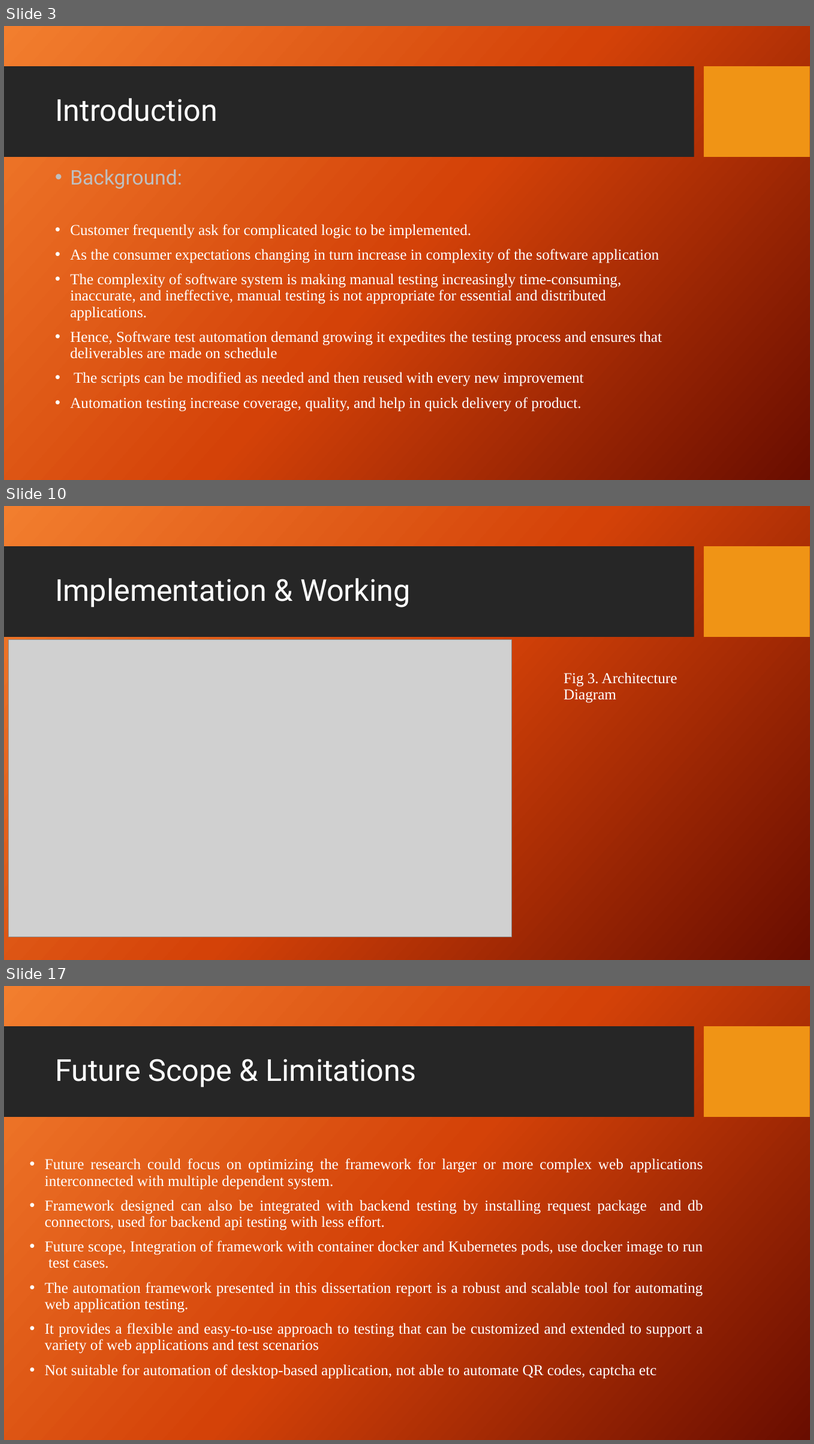
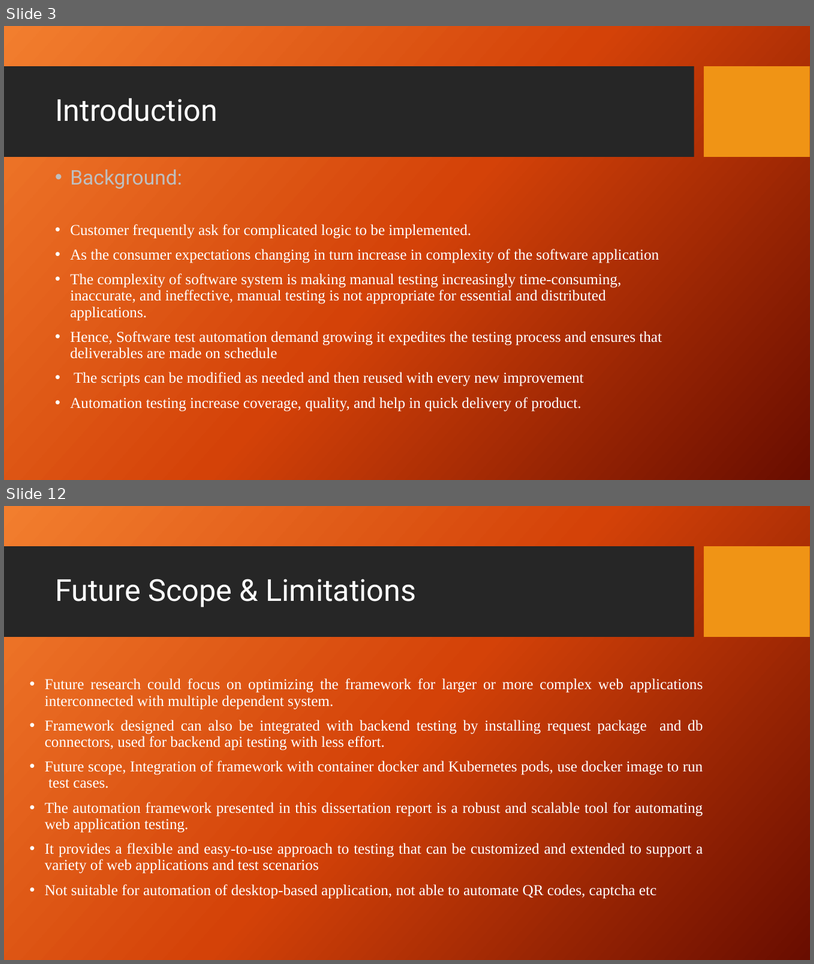
Before and after one commit to ShelkeAkshay-2022mt93331/dissertation, a slide deck: 7_Reports/3_Final_PPT/2022mt93331.pptx. Shown one above the other, each under a label of ours: slides 3, 10 and 17 before the commit, slides 3 and 12 after it; the slides between them are not shown. The pictures are 814x1444 and 814x964 pixels, drawn with LibreOffice and Linux fonts; fonts in the diff are those of the drawing; grey boxes stand for pictures; background and template pictures are left out. Boxes give left, top, right and bottom in pixels: in the first picture for what was removed or moved away, otherwise in the second. Text is boxed around its words. In the diff, an @@ line names an element or a change of style, - is before the commit and + after.

```diff
--- a/7_Reports/3_Final_PPT/2022mt93331.pptx
+++ b/7_Reports/3_Final_PPT/2022mt93331.pptx
@@ slide 10 removed at bbox=[4, 506, 810, 960], background picture (left out); not listed: 2 template elements that a slide beside it also shows @@
@@ title removed at bbox=[55, 578, 411, 607] @@
-Implementation & Working
@@ picture removed at bbox=[8, 640, 512, 936] @@
@@ text removed at bbox=[564, 672, 678, 703] @@
-Fig 3. Architecture Diagram
@@ what was slide 17 is now slide 12 @@
```
Also in this commit, not shown: 6 slides changed, 4 slides added, 8 other slides removed.
